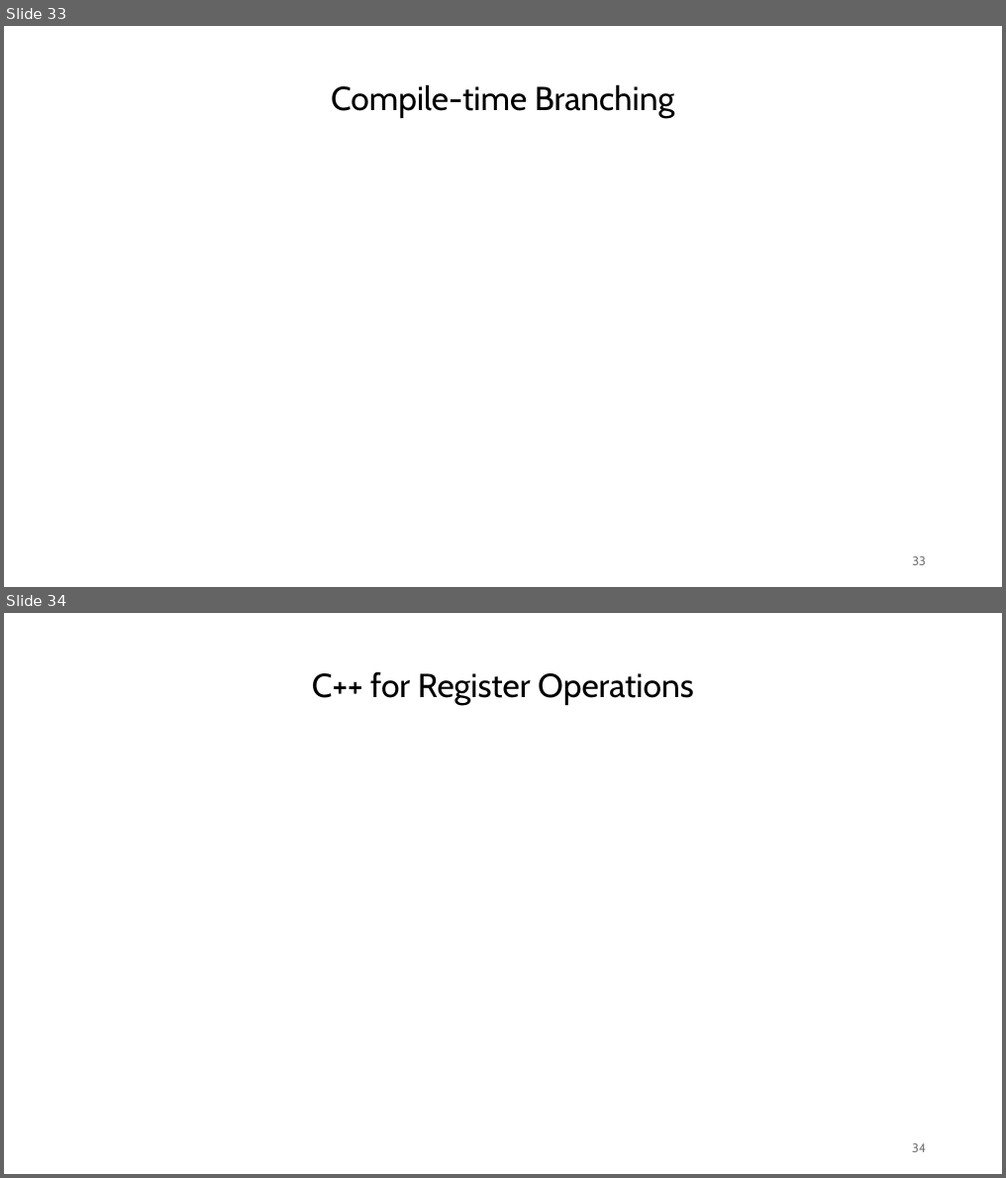
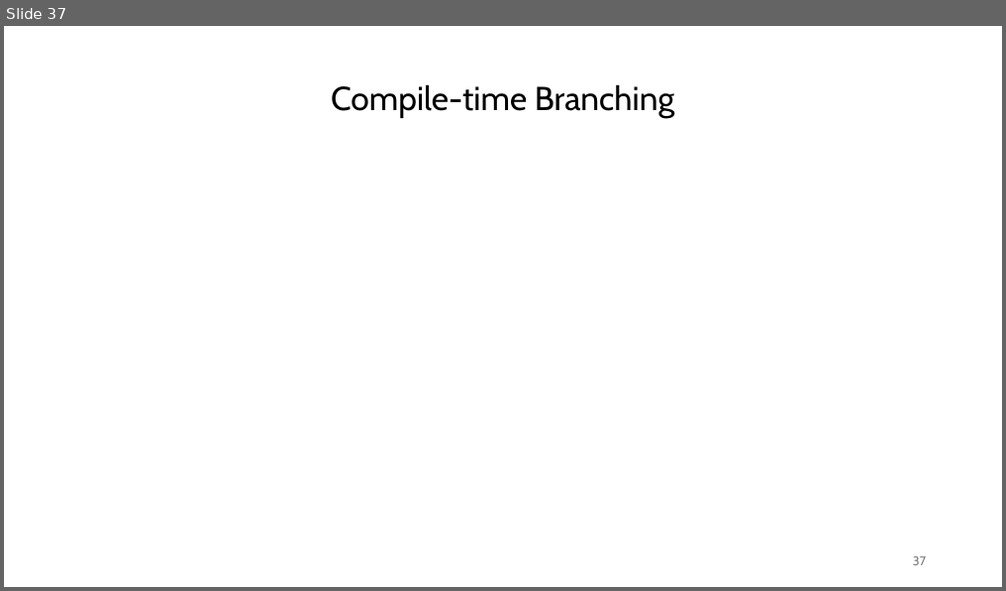
Before and after one commit to janos32783/cppcon_2024_cost_cpp_abstractions, a slide deck: presentation/cppcon.pptx. Shown one above the other, each under a label of ours: slides 33 and 34 before the commit, slide 37 after it. The pictures are 1006x1178 and 1006x591 pixels, drawn with LibreOffice and Linux fonts; fonts in the diff are those of the drawing. Boxes give left, top, right and bottom in pixels: in the first picture for what was removed or moved away, otherwise in the second. Text is boxed around its words. In the diff, an @@ line names an element or a change of style, - is before the commit and + after.

Commit message:
ppt

```diff
--- a/presentation/cppcon.pptx
+++ b/presentation/cppcon.pptx
@@ slide 34 removed at (4,613,1002,1174), background #FFFFFF @@
@@ text removed at (312,671,693,705) @@
-C++ for Register Operations
@@ page number removed at (912,1144,926,1153) @@
-34
@@ what was slide 33 is now slide 37 @@
@@ page number at (913,557,926,566): text changed @@
-33
+37
```
Also in this commit, not shown: 2 slides changed.
